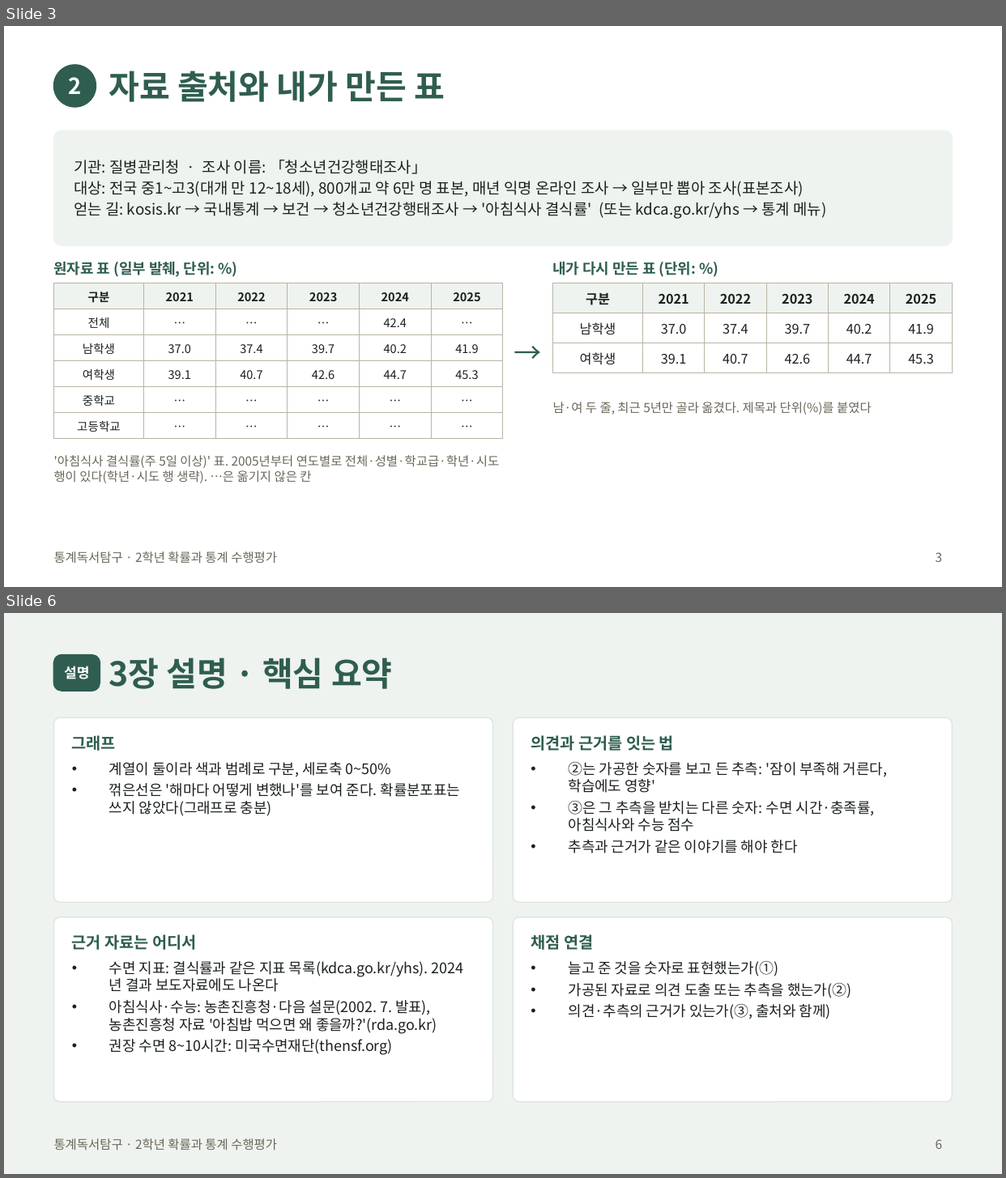
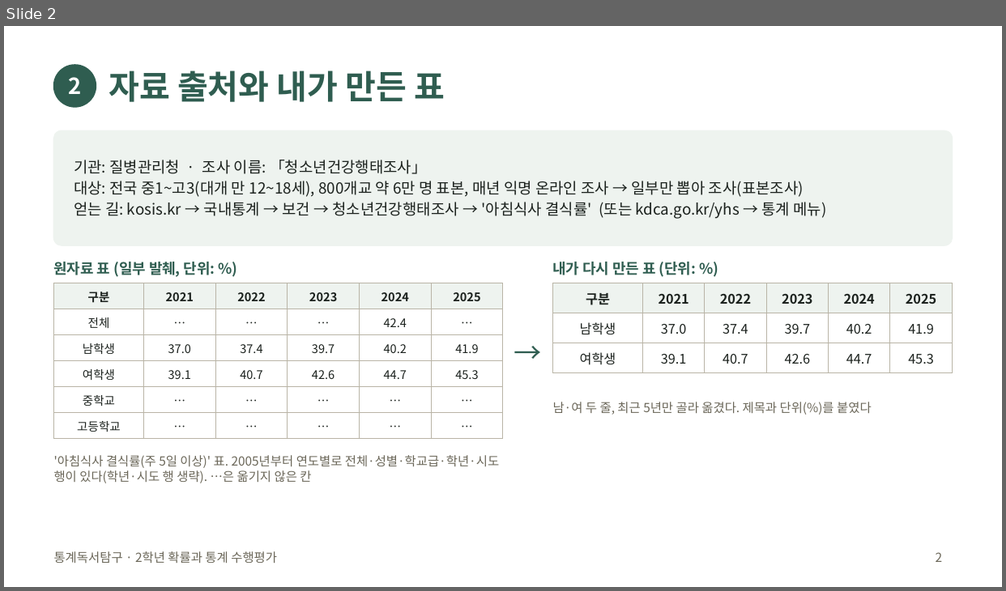
Before and after one commit to jaegeunsongsong/autobot, a slide deck: docs/2026-2학기-통계독서탐구-수행평가/발표예시-간호.pptx. Shown one above the other, each under a label of ours: slides 3 and 6 before the commit, slide 2 after it; the slides between them are not shown. The pictures are 1006x1178 and 1006x591 pixels, drawn with LibreOffice and Linux fonts; fonts in the diff are those of the drawing. Boxes give left, top, right and bottom in pixels: in the first picture for what was removed or moved away, otherwise in the second. Text is boxed around its words. In the diff, an @@ line names an element or a change of style, - is before the commit and + after.

```diff
--- a/docs/2026-2학기-통계독서탐구-수행평가/발표예시-간호.pptx
+++ b/docs/2026-2학기-통계독서탐구-수행평가/발표예시-간호.pptx
@@ slide 6 removed at <box>4,613,1002,1174</box>, background #EEF3EF; not listed: 1 template element that a slide beside it also shows @@
@@ rounded rectangle removed at <box>54,655,100,691</box> @@
@@ title removed at <box>108,658,393,689</box> @@
-3장 설명 · 핵심 요약
@@ text removed at <box>64,666,89,679</box> @@
-설명
@@ rounded rectangle removed at <box>54,717,493,902</box> @@
@@ rounded rectangle removed at <box>513,717,952,902</box> @@
@@ text removed at <box>72,735,116,751</box> @@
-그래프
@@ text removed at <box>530,735,674,751</box> @@
-의견과 근거를 잇는 법
@@ text removed at <box>109,762,461,816</box> @@
-• 계열이 둘이라 색과 범례로 구분, 세로축 0~50%
-• 꺾은선은 '해마다 어떻게 변했나'를 보여 준다. 확률분포표는 쓰지 않았다(그래프로 충분)
@@ text removed at <box>569,762,887,854</box> @@
-• ②는 가공한 숫자를 보고 든 추측: '잠이 부족해 거른다, 학습에도 영향'
-• ③은 그 추측을 받치는 다른 숫자: 수면 시간·충족률, 아침식사와 수능 점수
-• 추측과 근거가 같은 이야기를 해야 한다
@@ rounded rectangle removed at <box>54,918,493,1102</box> @@
@@ rounded rectangle removed at <box>513,918,952,1102</box> @@
@@ text removed at <box>72,935,196,950</box> @@
-근거 자료는 어디서
@@ text removed at <box>530,935,593,950</box> @@
-채점 연결
@@ text removed at <box>109,961,437,1055</box> @@
-• 수면 지표: 결식률과 같은 지표 목록(kdca.go.kr/yhs). 2024년 결과 보도자료에도 나온다
-• 아침식사·수능: 농촌진흥청·다음 설문(2002. 7. 발표), 농촌진흥청 자료 '아침밥 먹으면 왜 좋을까?'(rda.go.kr)
-• 권장 수면 8~10시간: 미국수면재단(thensf.org)
@@ text removed at <box>569,961,851,1020</box> @@
-• 늘고 준 것을 숫자로 표현했는가(①)
-• 가공된 자료로 의견 도출 또는 추측을 했는가(②)
-• 의견·추측의 근거가 있는가(③, 출처와 함께)
@@ page number removed at <box>936,1139,943,1149</box> @@
-6
@@ what was slide 3 is now slide 2 @@
@@ page number at <box>936,552,943,562</box>: text changed @@
-3
+2
```
Also in this commit, not shown: 2 slides changed, 3 other slides removed, 8 other files.
